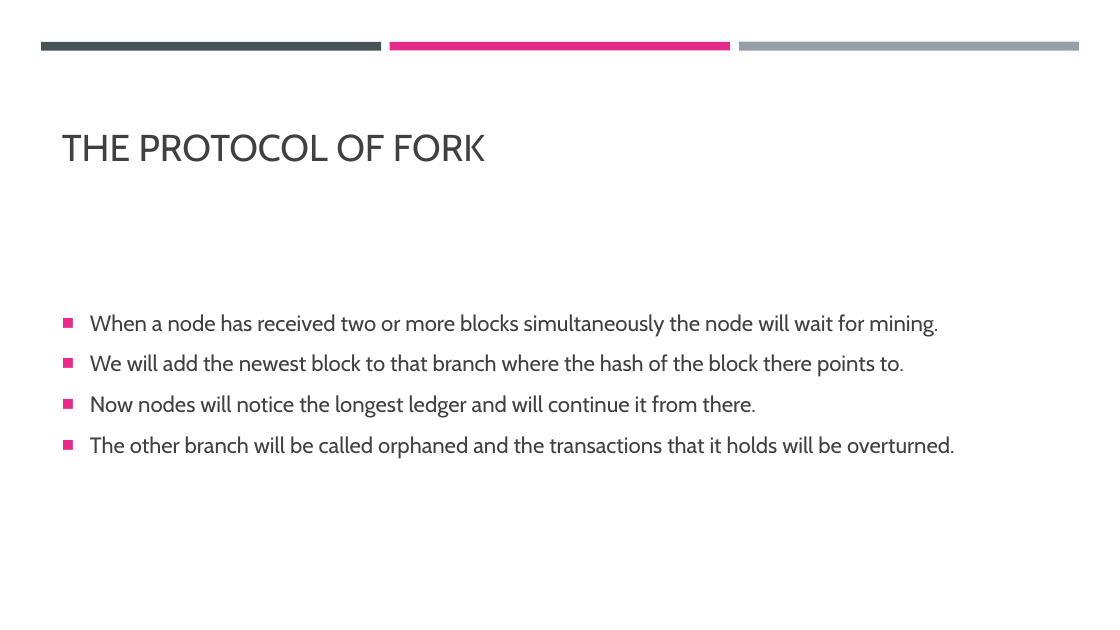
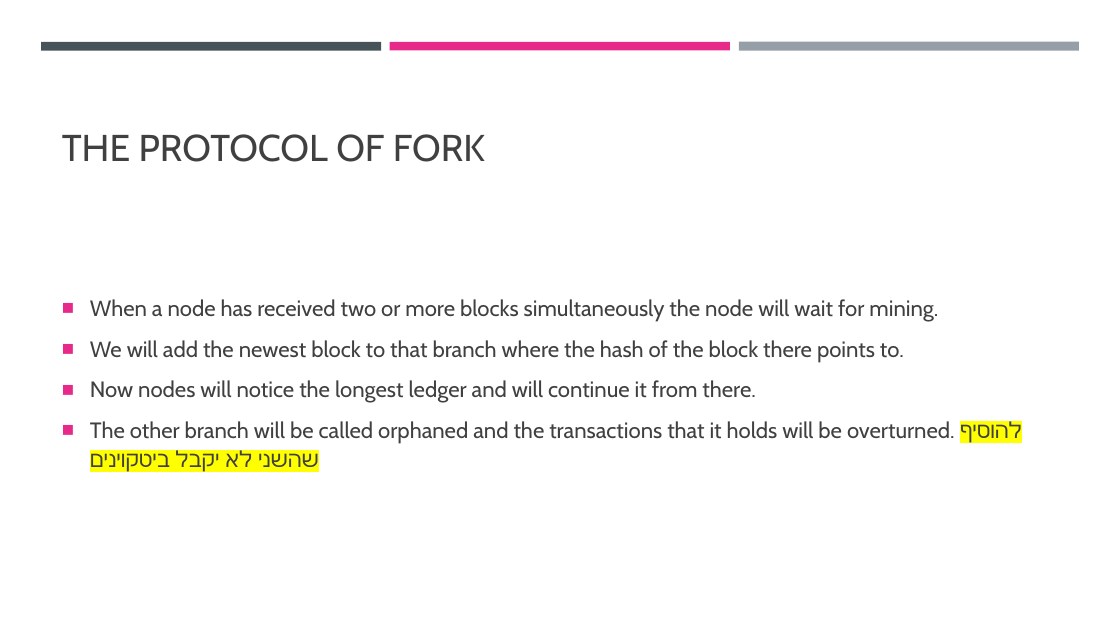
Before and after one commit to cyoni/bitcoin, a slide deck: slide 21 of bitcoin.pptx (slide 18 before the commit). Drawn at 1120x630 pixels with LibreOffice and Linux fonts; fonts in the diff are those of the drawing. Boxes give left, top, right and bottom in pixels: in the first picture for what was removed or moved away, otherwise in the second. Text is boxed around its words. In the diff, an @@ line names an element or a change of style, - is before the commit and + after.

```diff
--- a/bitcoin.pptx
+++ b/bitcoin.pptx
@@ text at (90,421,1022,475): text changed @@
-■ The other branch will be called orphaned and the transactions that it holds will be overturned.
+■ The other branch will be called orphaned and the transactions that it holds will be overturned. להוסיף שהשני לא יקבל ביטקוינים
```
Also in this commit, not shown: 3 other slides changed, 3 slides added.
